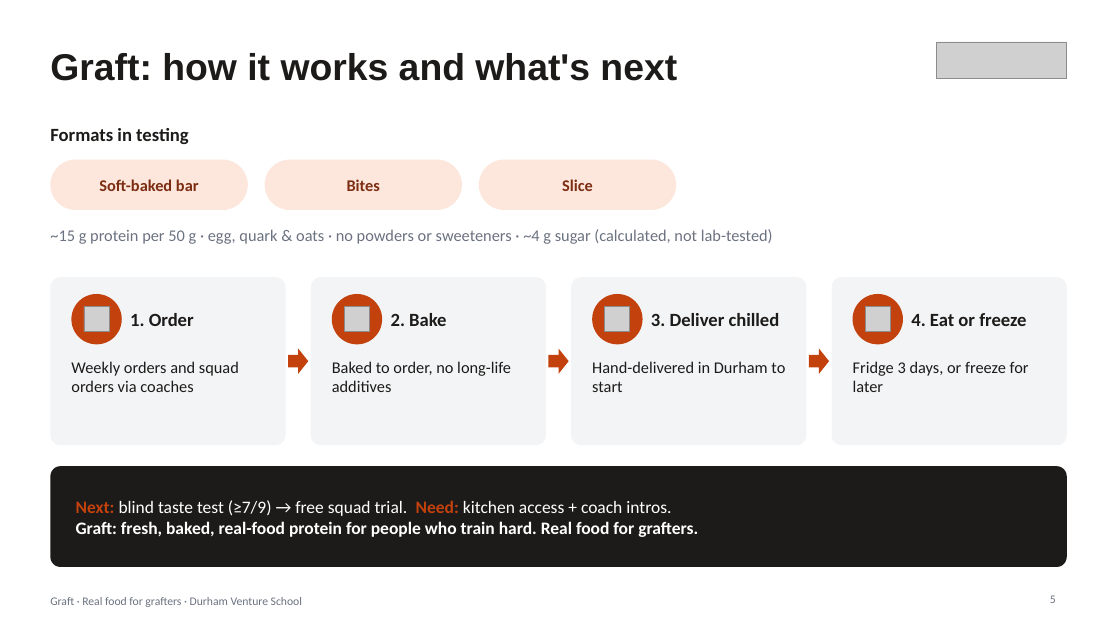
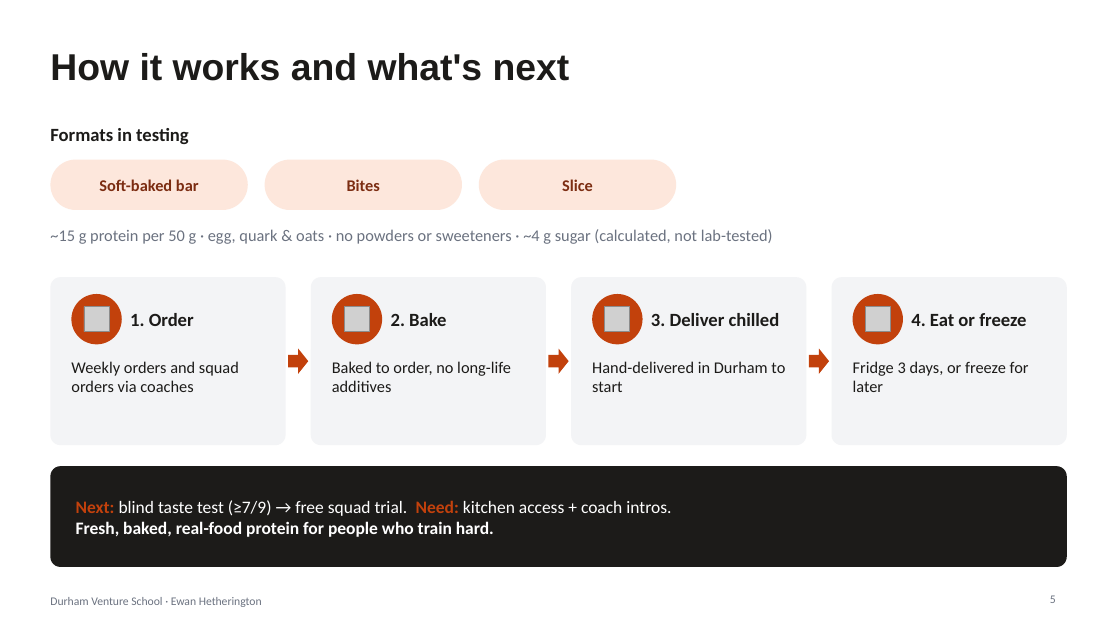
Before and after one commit to ewanh2005-alt/Ewan, a slide deck: slide 5 of 09-pitch/pitch-deck.pptx. Drawn at 1120x630 pixels with LibreOffice and Linux fonts; fonts in the diff are those of the drawing; grey boxes stand for pictures. Boxes give left, top, right and bottom in pixels: in the first picture for what was removed or moved away, otherwise in the second. Text is boxed around its words. In the diff, an @@ line names an element or a change of style, - is before the commit and + after.

```diff
--- a/09-pitch/pitch-deck.pptx
+++ b/09-pitch/pitch-deck.pptx
@@ title at [50,53,570,81]: text changed @@
-Graft: how it works and what's next
+How it works and what's next
@@ picture removed at [937,42,1067,78] @@
@@ text at [76,521,494,537]: text changed @@
-Graft: fresh, baked, real-food protein for people who train hard. Real food for grafters.
+Fresh, baked, real-food protein for people who train hard.
@@ text at [50,597,262,607]: text changed @@
-Graft · Real food for grafters · Durham Venture School
+Durham Venture School · Ewan Hetherington
```
Also in this commit, not shown: 4 other slides changed, 5 other files.
